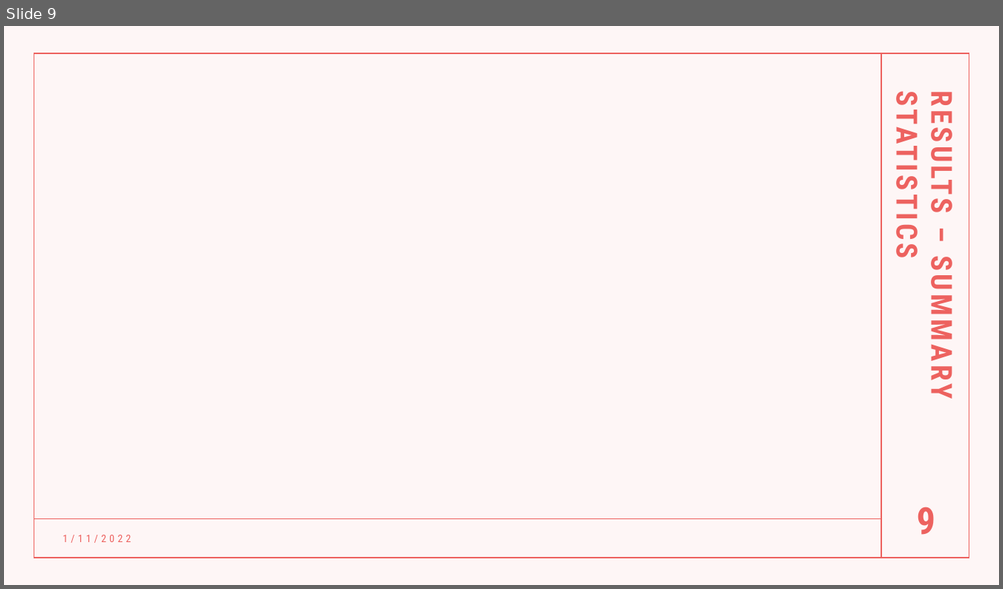
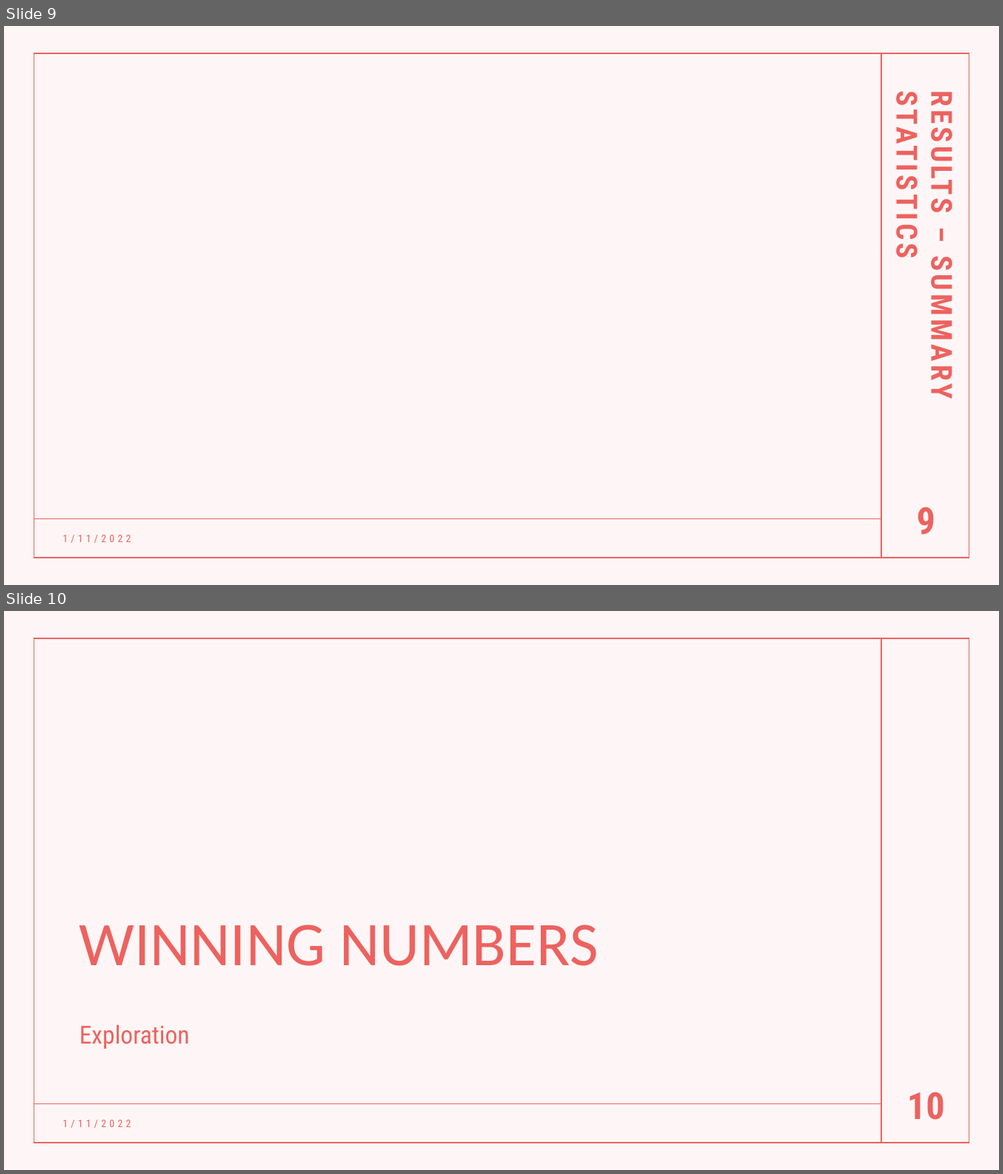
Before and after one commit to AlbiKovi/DSO110---Final-Group-Project, a slide deck: Is the Mega Millions a Mega Trap.pptm. Shown one above the other, each under a label of ours: slide 9 before the commit, slides 9 and 10 after it. The pictures are 1003x589 and 1003x1174 pixels, drawn with LibreOffice and Linux fonts; fonts in the diff are those of the drawing. Boxes give left, top, right and bottom in pixels: in the first picture for what was removed or moved away, otherwise in the second. Text is boxed around its words. In the diff, an @@ line names an element or a change of style, - is before the commit and + after.

```diff
--- a/Is the Mega Millions a Mega Trap.pptm
+++ b/Is the Mega Millions a Mega Trap.pptm
@@ slide 10 added at (4, 611, 999, 1170), background #FFFFFF; not listed: 4 template elements that a slide beside it also shows @@
@@ title added at (79, 925, 597, 966), 60 pt, text #ED625F @@
+WINNING NUMBERS
@@ text added at (79, 1025, 190, 1049), 24 pt, text #ED625F @@
+Exploration
@@ page number added at (907, 1093, 945, 1120), 36 pt, text #ED625F, bold @@
+10
@@ text added at (62, 1120, 131, 1128), 10 pt, text #ED625F @@
+1/11/2022
```
Also in this commit, not shown: 3 slides changed, 4 other slides added.
